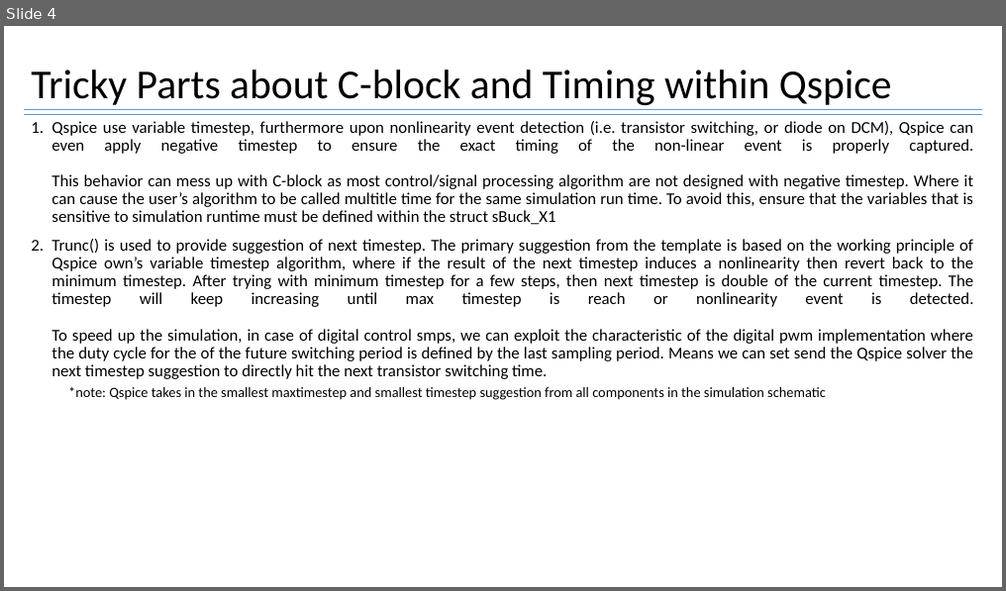
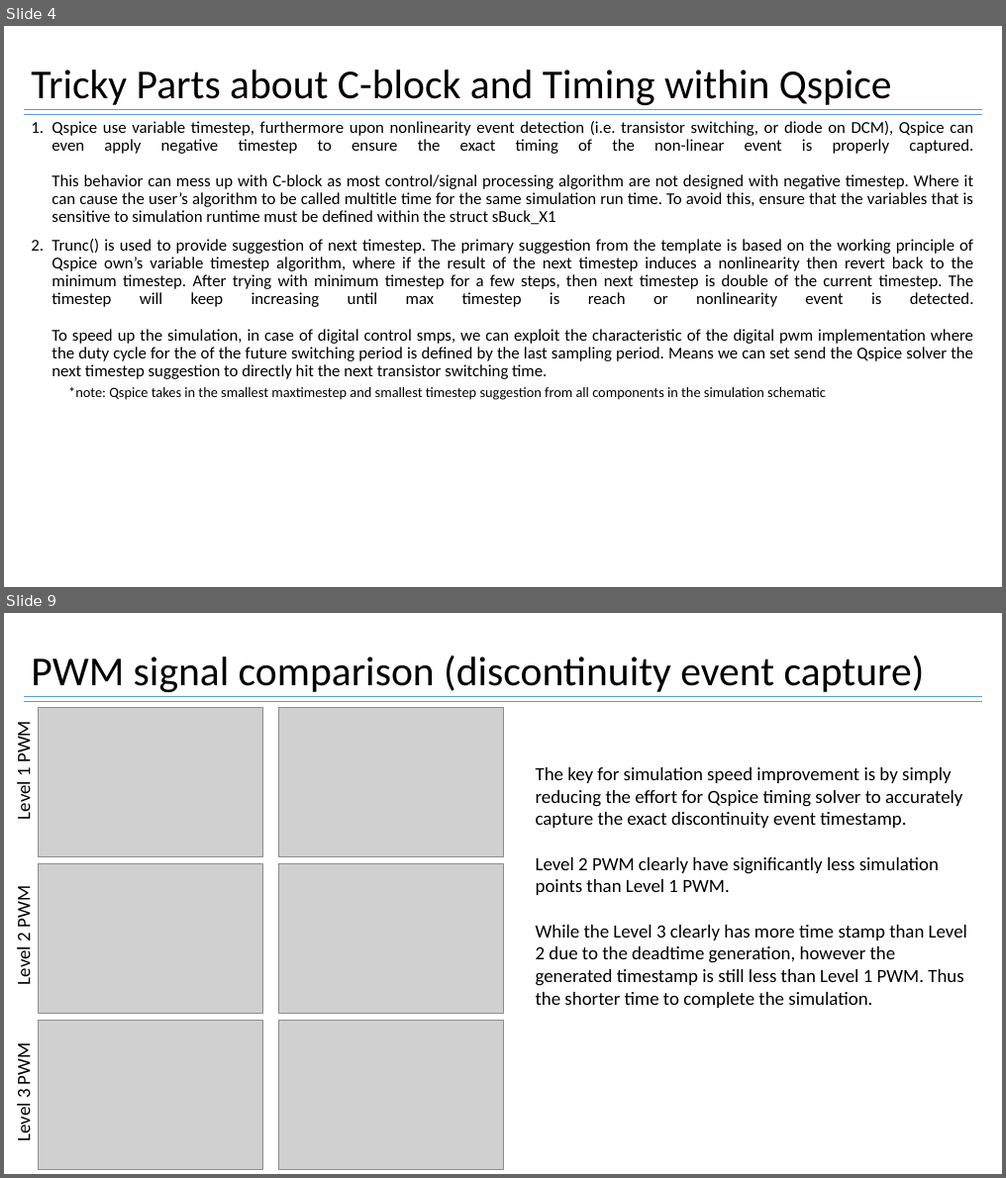
Before and after one commit to physicboy/QSPICE, a slide deck: PWM_example_SRbuck/Three Complexity Levels of PWM Implementation for Digital Controller Simulation.pptx. Shown one above the other, each under a label of ours: slide 4 before the commit, slides 4 and 9 after it; the slides between them are not shown. The pictures are 1006x591 and 1006x1178 pixels, drawn with LibreOffice and Linux fonts; fonts in the diff are those of the drawing; grey boxes stand for pictures. Boxes give left, top, right and bottom in pixels: in the first picture for what was removed or moved away, otherwise in the second. Text is boxed around its words. In the diff, an @@ line names an element or a change of style, - is before the commit and + after.

```diff
--- a/PWM_example_SRbuck/Three Complexity Levels of PWM Implementation for Digital Controller Simulation.pptx
+++ b/PWM_example_SRbuck/Three Complexity Levels of PWM Implementation for Digital Controller Simulation.pptx
@@ slide 9 added at [4,613,1002,1174], background #FFFFFF @@
@@ title added at [31,655,925,692], 39.6 pt, text #000000 @@
+PWM signal comparison (discontinuity event capture)
@@ line added from (24, 697) to (982, 697), #5B9BD5 1 pt @@
@@ text added at [12,725,35,819], 18 pt, text #000000 @@
+Level 1 PWM
@@ line added from (24, 702) to (982, 702), #5B9BD5 1 pt @@
@@ picture added at [38,707,262,858] @@
@@ picture added at [279,707,503,858] @@
@@ text added at [536,767,967,1008], 18 pt, text #000000 @@
+The key for simulation speed improvement is by simply reducing the effort for Qspice timing solver to accurately capture the exact discontinuity event timestamp.
+Level 2 PWM clearly have significantly less simulation points than Level 1 PWM.
+While the Level 3 clearly has more time stamp than Level 2 due to the deadtime generation, however the generated timestamp is still less than Level 1 PWM. Thus the shorter time to complete the simulation.
@@ picture added at [38,863,262,1014] @@
@@ picture added at [279,863,503,1014] @@
@@ text added at [12,890,35,984], 18 pt, text #000000 @@
+Level 2 PWM
@@ picture added at [38,1020,262,1170] @@
@@ picture added at [279,1020,503,1170] @@
@@ text added at [12,1047,35,1141], 18 pt, text #000000 @@
+Level 3 PWM
```
Also in this commit, not shown: 4 slides changed, 2 other slides added, 8 other files.
